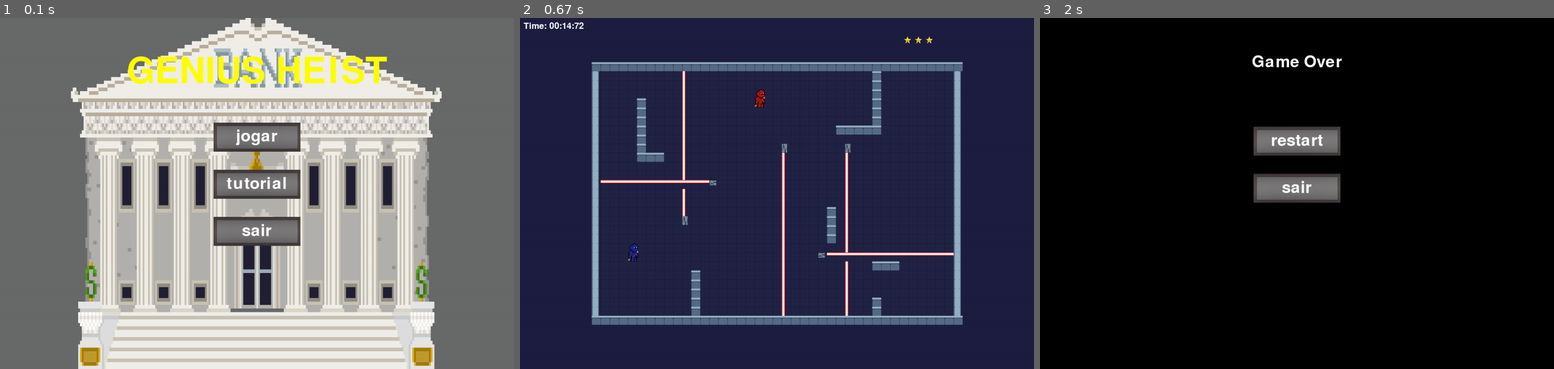
Above: before the commit, frames 1-3 (left to right).
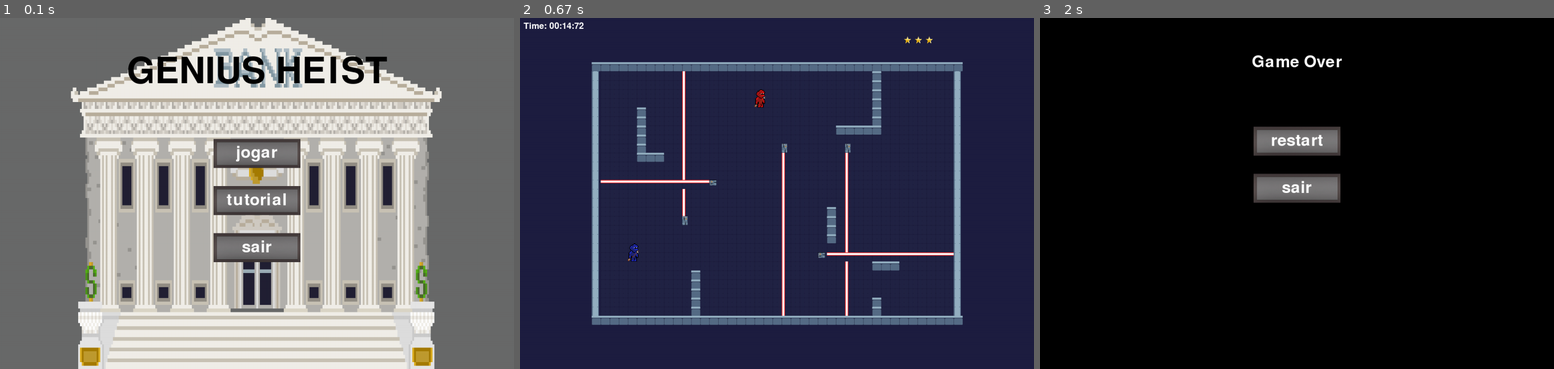
Above: after the commit, the same moments.

Repository: insper-classroom/devlife-23-1-projeto-pygame-gustavoc_sarti
Game: pygame game, started from main.py
Same seed, same stepped clock (60 frames per second), same inputs: the game is played once before the commit and once after it.
Inputs (mouse positions are in pixels of both pictures, inside the frame that each line leads up to):
- Up to frame 1 (0.1 s): no input
- Up to frame 2 (0.67 s): click (777, 137) at 0.38 s
- Up to frame 3 (2 s): hold Right 0.67-1.13 s; move the mouse to (1276, 207) at 0.7 s; click (1297, 161) at 1.55 s

The runs differ from the first frame. In frame 1, 7.5% of the frame differs, in the area x 24-76%, y 10-70%; in frame 2, less than 0.1%; in frame 3, nothing differs.

Commit message:
before level transition

Diff:
--- a/config.py
+++ b/config.py
@@ -52,7 +52,7 @@
     ['S',' ',' ',' ',' ',' ',' ',' ',' ',' ','I',' ',' ',' ',' ',' ',' ',' ',' ',' ',' ',' ',' ',' ',' ',' ',' ',' ',' ',' ',' ','X',' ',' ',' ',' ',' ',' ',' ',' ','S'],
     ['S',' ',' ',' ',' ',' ',' ',' ',' ',' ','I',' ',' ',' ',' ',' ',' ',' ',' ',' ',' ',' ',' ',' ',' ',' ',' ',' ',' ',' ',' ','X',' ',' ',' ',' ',' ',' ',' ',' ','S'],
     ['S',' ',' ',' ',' ',' ',' ',' ',' ',' ','I',' ',' ',' ',' ',' ',' ',' ','2',' ',' ',' ',' ',' ',' ',' ',' ',' ',' ',' ',' ','X',' ',' ',' ',' ',' ',' ',' ',' ','S'],
-    ['S',' ',' ',' ',' ','X',' ',' ',' ',' ','I',' ',' ',' ',' ',' ',' ',' ',' ',' ',' ',' ',' ',' ',' ',' ',' ',' ',' ',' ',' ','X',' ',' ',' ',' ',' ',' ',' ',' ','S'],
+    ['S',' ',' ',' ',' ',' ',' ',' ',' ',' ','I',' ',' ',' ',' ',' ',' ',' ',' ',' ',' ',' ',' ',' ',' ',' ',' ',' ',' ',' ',' ','X',' ',' ',' ',' ',' ',' ',' ',' ','S'],
     ['S',' ',' ',' ',' ','X',' ',' ',' ',' ','I',' ',' ',' ',' ',' ',' ',' ',' ',' ',' ',' ',' ',' ',' ',' ',' ',' ',' ',' ',' ','X',' ',' ',' ',' ',' ',' ',' ',' ','S'],
     ['S',' ',' ',' ',' ','X',' ',' ',' ',' ','I',' ',' ',' ',' ',' ',' ',' ',' ',' ',' ',' ',' ',' ',' ',' ',' ',' ',' ',' ',' ','X',' ',' ',' ',' ',' ',' ',' ',' ','S'],
     ['S',' ',' ',' ',' ','X',' ',' ',' ',' ','I',' ',' ',' ',' ',' ',' ',' ',' ',' ',' ',' ',' ',' ',' ',' ',' ','X','X','X','X','X',' ',' ',' ',' ',' ',' ',' ',' ','S'],
--- a/menu.py
+++ b/menu.py
@@ -33,14 +33,14 @@
         self.fonte_padrao = pygame.font.get_default_font()
         self.fonte = pygame.font.Font(self.fonte_padrao, 45)
         self.fonte_titulo = pygame.font.Font(self.fonte_padrao, 100)
-        self.titulo = self.fonte_titulo.render('GENIUS HEIST', True, (255,255,0))
+        self.titulo = self.fonte_titulo.render('GENIUS HEIST', True, (0,0,0))
 
     def desenha_menu(self): #usamos o Chat GPT para a centralizacao
         self.window.blit(self.background, (0, 0))
         self.window.blit(self.titulo, (350, 100))
 
         button_width, button_height = self.button.get_size()
-        y_start = (SCREEN_HEIGHT - (len(self.botoes) * (button_height + 50))) // 2
+        y_start = (SCREEN_HEIGHT - (len(self.botoes) * (button_height + 20))) // 2
 
         for i, label in enumerate(self.botoes):
             botao = self.fonte.render(label, True, (255, 255, 255))
